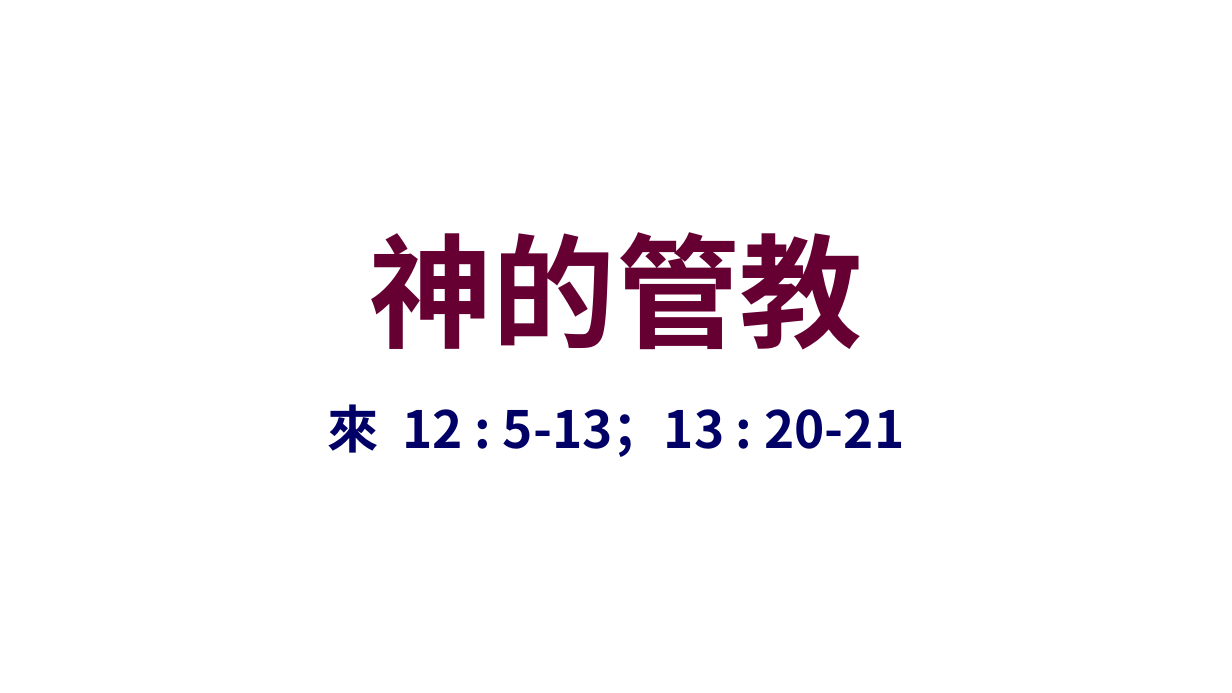
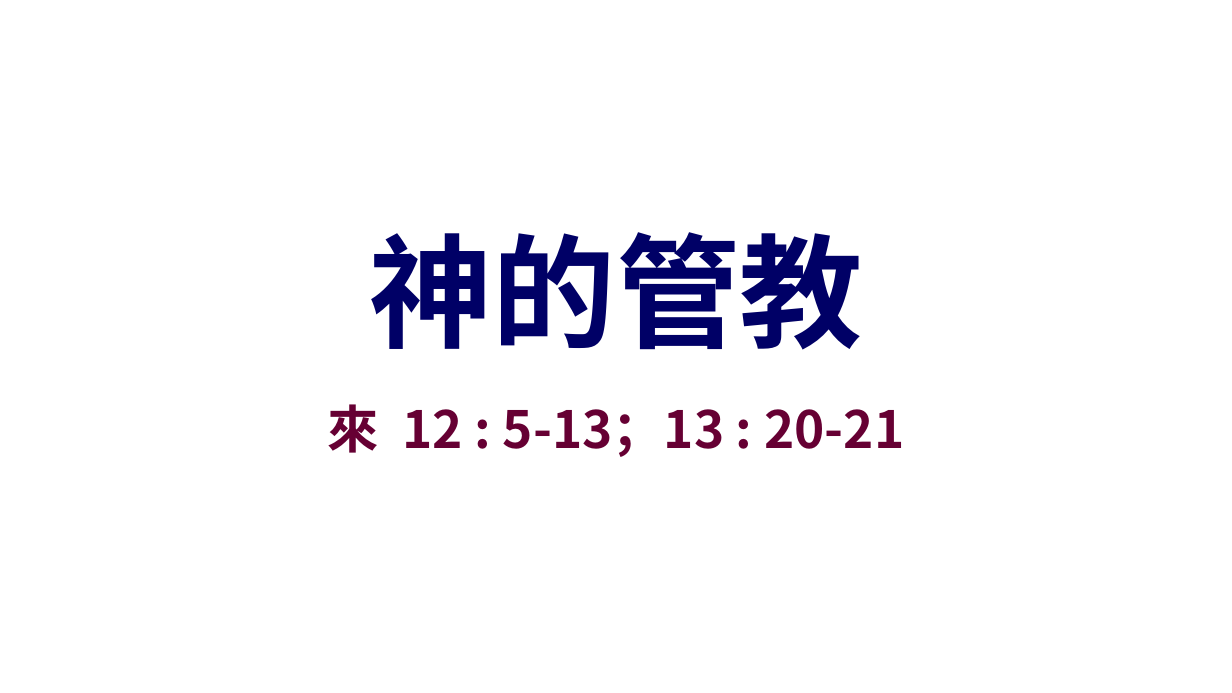
Before and after one commit to batisuoc/worship-resources, a slide deck: slide 1 of 35神的管教.pptx. Drawn at 1232x693 pixels with LibreOffice and Linux fonts; fonts in the diff are those of the drawing; background and template pictures are left out. Boxes give left, top, right and bottom in pixels: in the first picture for what was removed or moved away, otherwise in the second. Text is boxed around its words. In the diff, an @@ line names an element or a change of style, - is before the commit and + after.

```diff
--- a/35神的管教.pptx
+++ b/35神的管教.pptx
@@ title "神的管教" at <box>370,232,863,350</box>: text colour #660033 to #000066 @@
@@ subtitle "來 12 : 5-13；13 : ..." at <box>328,404,904,457</box>: text colour #000066 to #660033 @@
```
Also in this commit, not shown: 2 other files.
